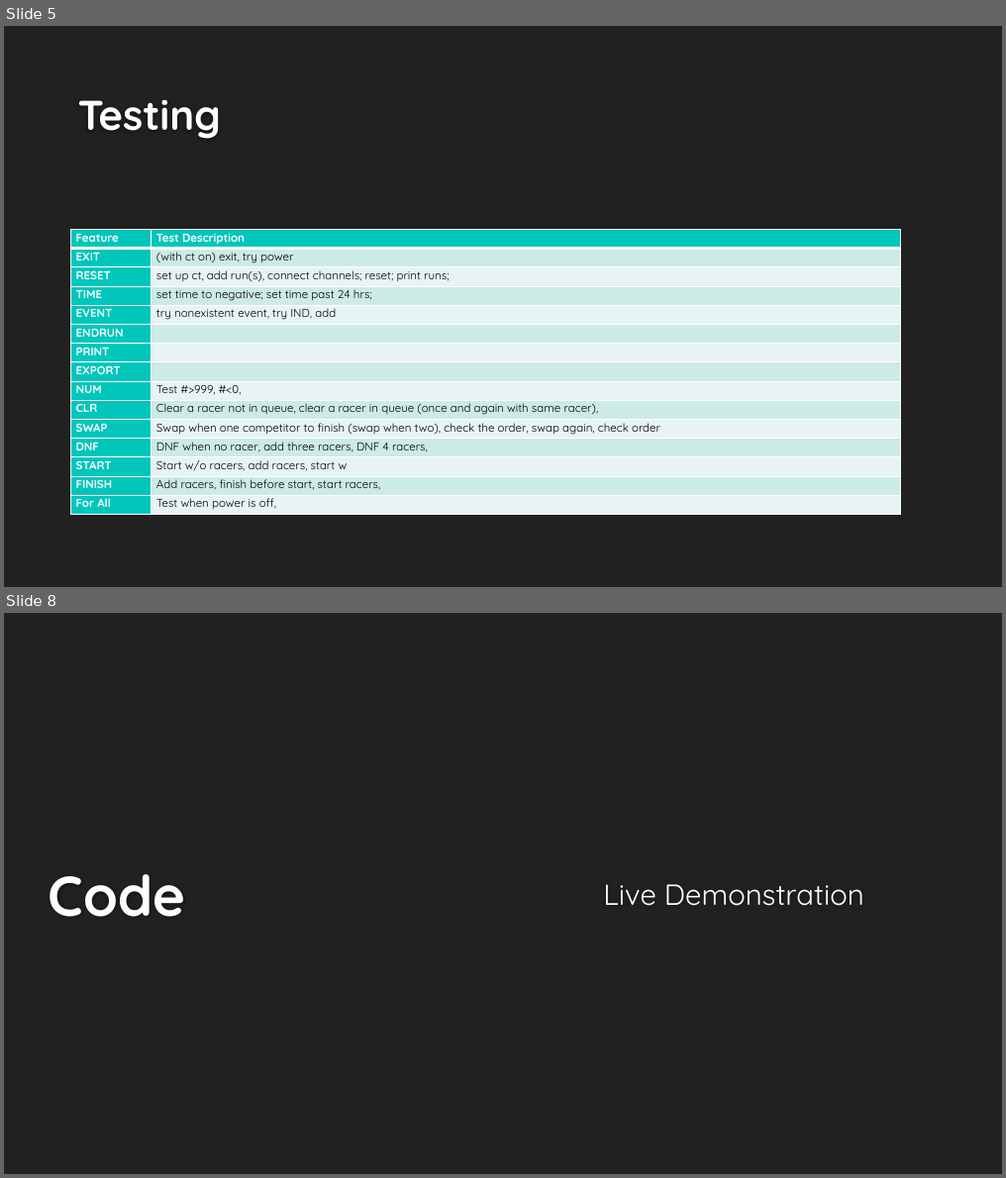
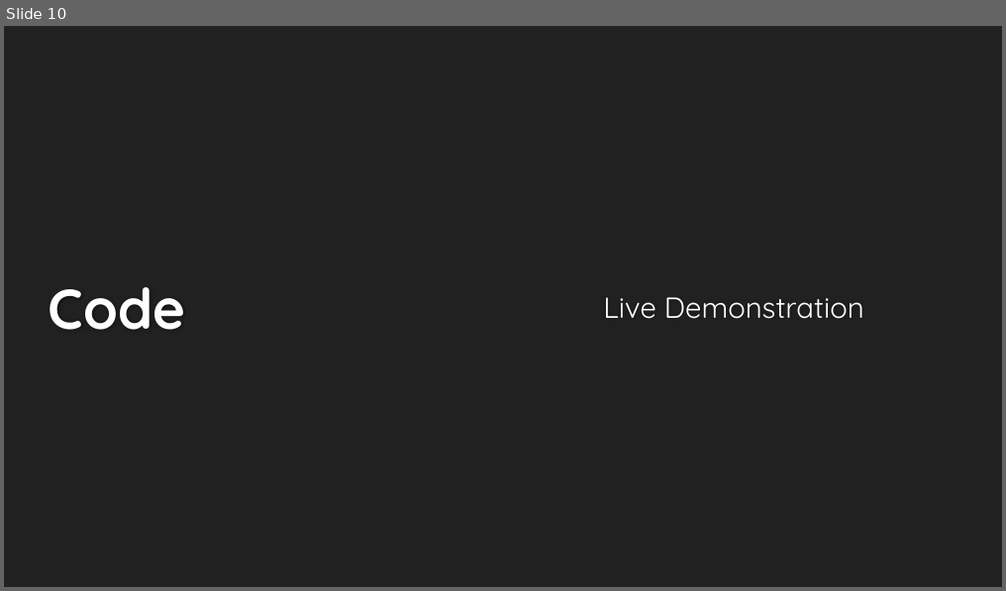
Before and after one commit to Fastwatch/FastWatch361, a slide deck: Artifacts/Presentation/Fastwatch.pptx. Shown one above the other, each under a label of ours: slides 5 and 8 before the commit, slide 10 after it; the slides between them are not shown. The pictures are 1006x1178 and 1006x591 pixels, drawn with LibreOffice and Linux fonts; fonts in the diff are those of the drawing; background and template pictures are left out. Boxes give left, top, right and bottom in pixels: in the first picture for what was removed or moved away, otherwise in the second. Text is boxed around its words. In the diff, an @@ line names an element or a change of style, - is before the commit and + after.

```diff
--- a/Artifacts/Presentation/Fastwatch.pptx
+++ b/Artifacts/Presentation/Fastwatch.pptx
@@ slide 5 removed at [4,26,1002,587], background #212121 @@
@@ title removed at [78,100,221,139] @@
-Testing
@@ table removed at [70,230,901,515], 15 rows, 2 columns @@
-Feature | Test Description
-EXIT | (with ct on) exit, try power
-RESET | set up ct, add run(s), connect channels; reset; print runs;
-TIME | set time to negative; set time past 24 hrs;
-EVENT | try nonexistent event, try IND, add
-ENDRUN | 
-PRINT | 
-EXPORT | 
-NUM | Test #>999, #<0,
-CLR | Clear a racer not in queue, clear a racer in queue (once and again with same racer),
-SWAP | Swap when one competitor to finish (swap when two), check the order, swap again, check order
-DNF | DNF when no racer, add three racers, DNF 4 racers,
-START | Start w/o racers, add racers, start w
-FINISH | Add racers, finish before start, start racers,
-For All | Test when power is off,
@@ what was slide 8 is now slide 10 @@
```
Also in this commit, not shown: 3 slides changed, 4 slides added, 1 other slide removed, 4 other files.
